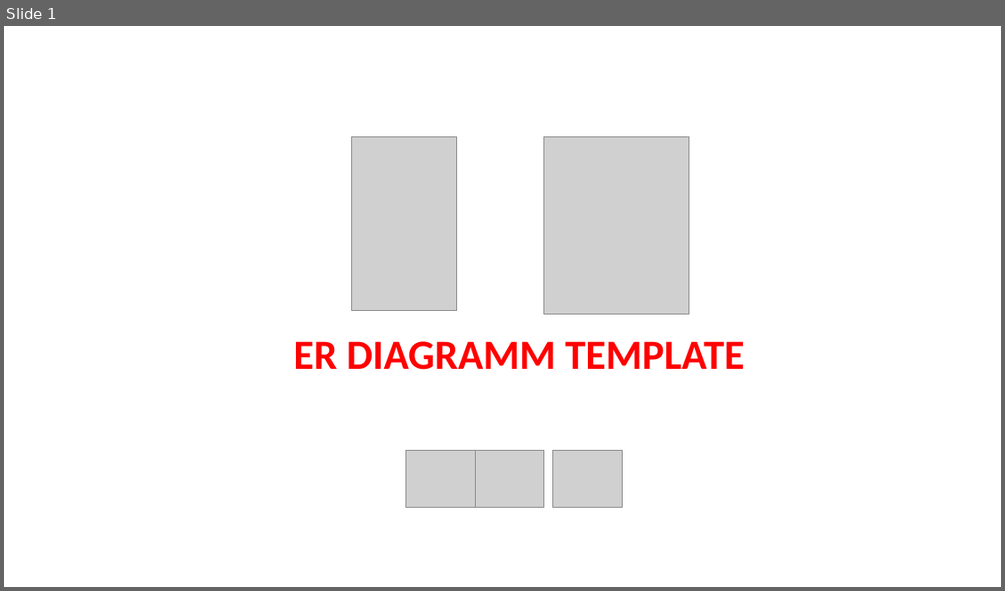
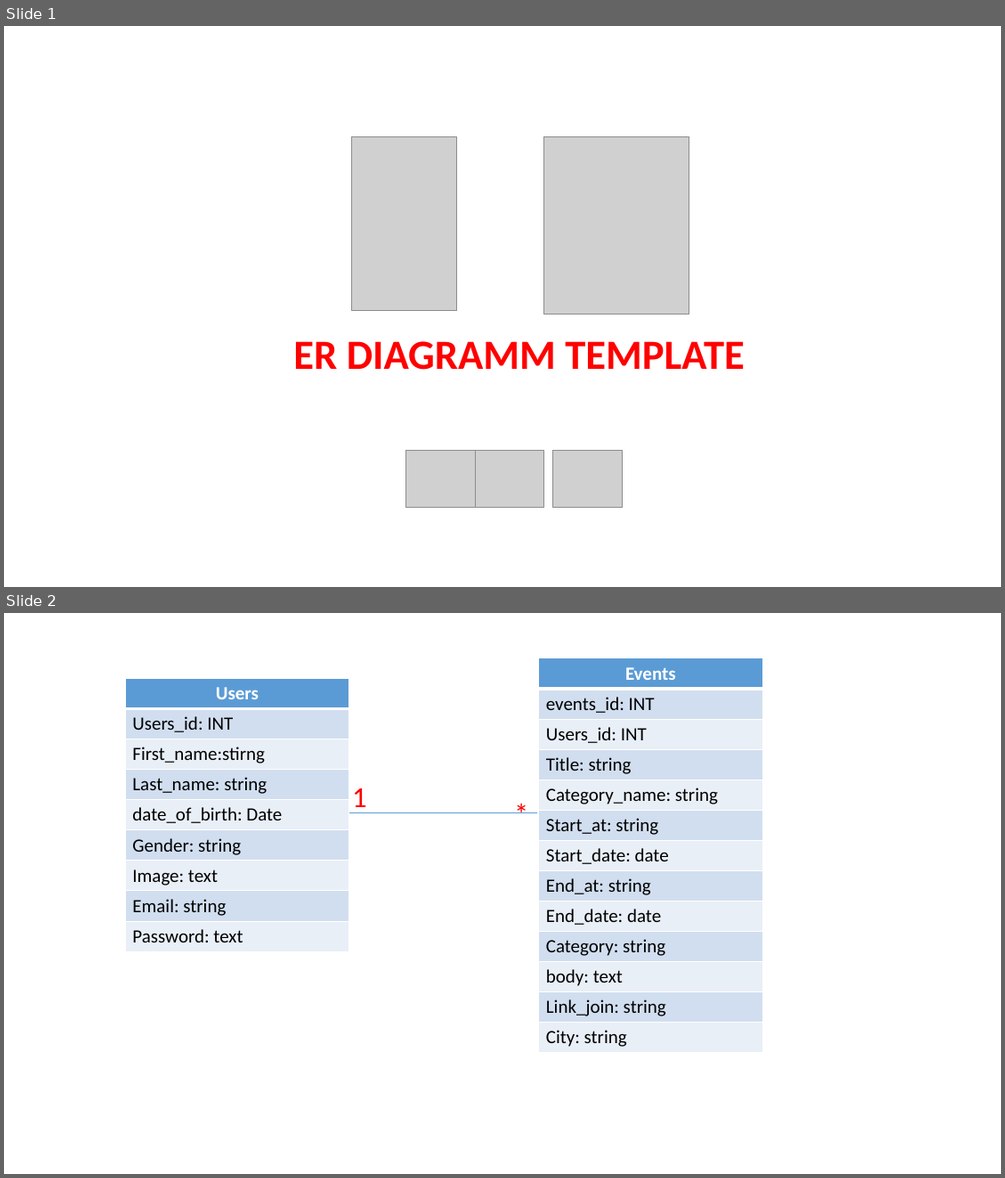
Before and after one commit to pnc-virtual-company/2021-G5-V2-PART1, a slide deck: docs/ER-DIAGRAM.pptx. Shown one above the other, each under a label of ours: slide 1 before the commit, slides 1 and 2 after it. The pictures are 1005x591 and 1005x1178 pixels, drawn with LibreOffice and Linux fonts; fonts in the diff are those of the drawing; grey boxes stand for pictures. Boxes give left, top, right and bottom in pixels: in the first picture for what was removed or moved away, otherwise in the second. Text is boxed around its words. In the diff, an @@ line names an element or a change of style, - is before the commit and + after.

```diff
--- a/docs/ER-DIAGRAM.pptx
+++ b/docs/ER-DIAGRAM.pptx
@@ slide 2 added at [4,613,1001,1174], background #FFFFFF @@
@@ table added at [539,658,763,1050], 13 rows, 1 columns @@
+Events
+events_id: INT
+Users_id: INT
+Title: string
+Category_name: string
+Start_at: string
+Start_date: date
+End_at: string
+End_date: date
+Category: string
+body: text
+Link_join: string
+City: string
@@ table added at [125,679,349,948], 9 rows, 1 columns @@
+Users
+Users_id: INT
+First_name:stirng
+Last_name: string
+date_of_birth: Date
+Gender: string
+Image: text
+Email: string
+Password: text
@@ text added at [352,788,367,813], 28 pt, text #FF0000 @@
+1
@@ text added at [507,792,537,835], 28 pt, text #FF0000 @@
+*
@@ line added from (349, 813) to (538, 813), #5B9BD5 0.5 pt @@
```
Also in this commit, not shown: 1 slide removed, 1 other file.
